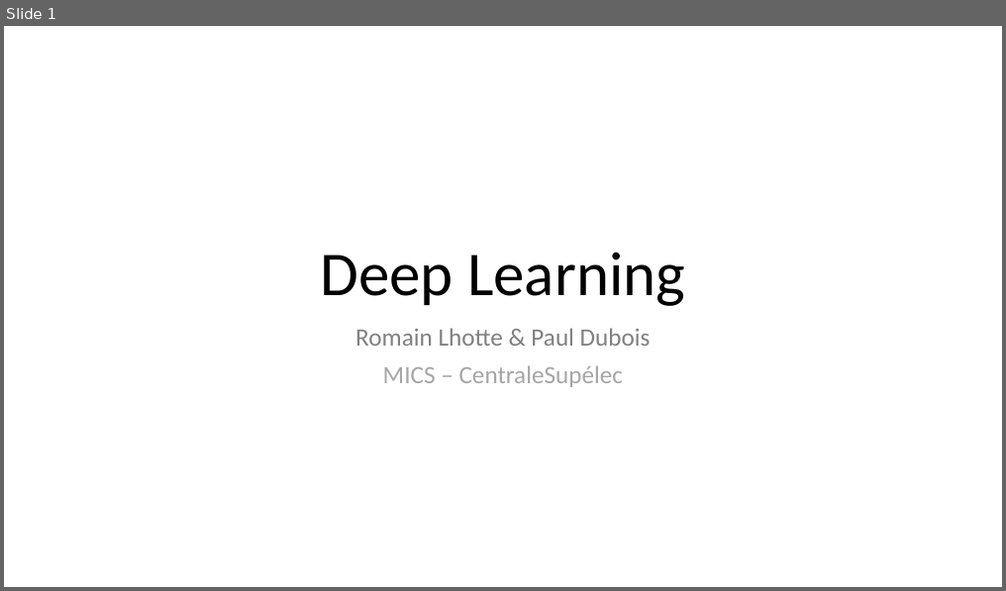
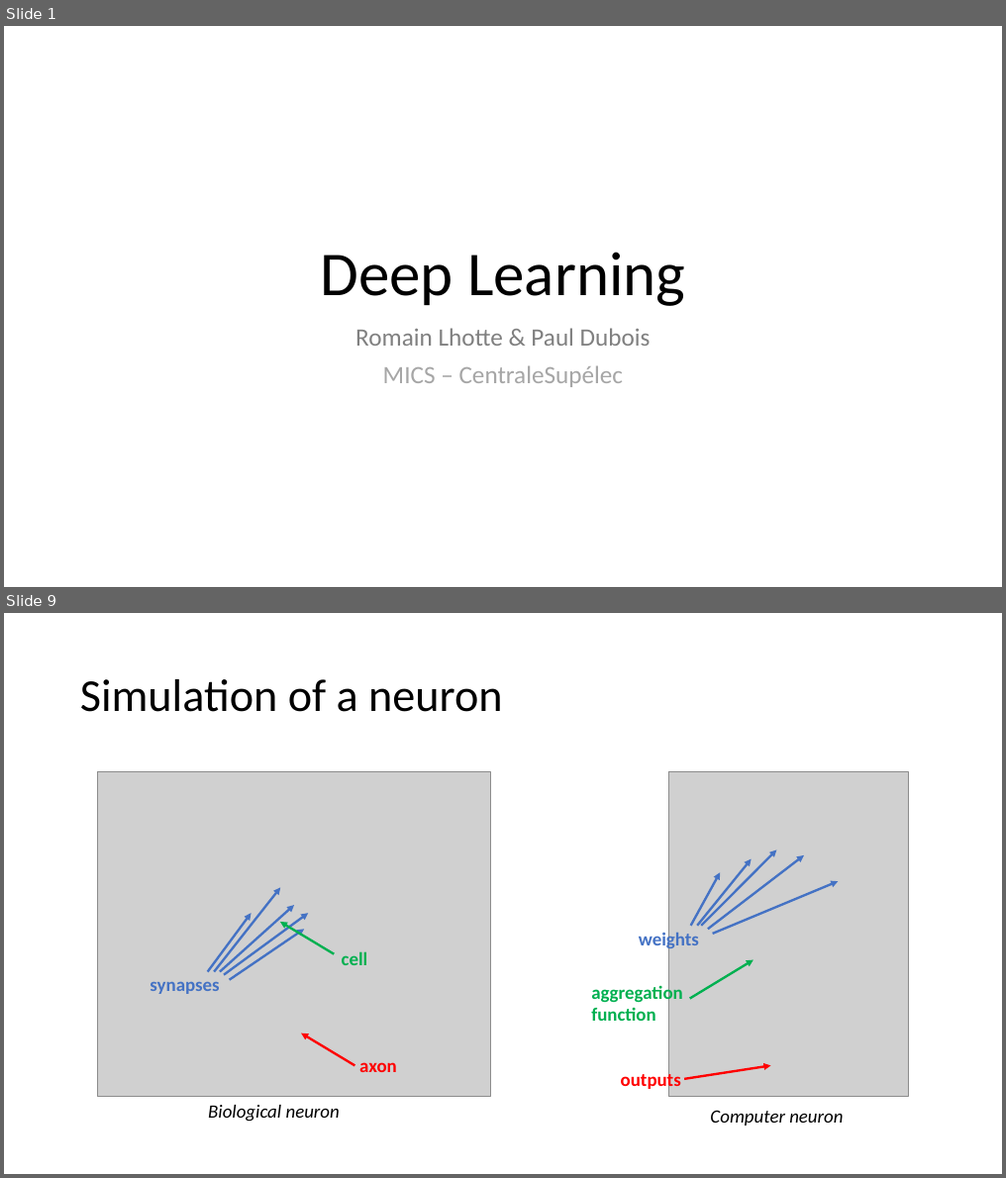
Before and after one commit to MICS-Lab/DeepLearningCourse, a slide deck: Cours1.pptx. Shown one above the other, each under a label of ours: slide 1 before the commit, slides 1 and 9 after it; the slides between them are not shown. The pictures are 1006x591 and 1006x1178 pixels, drawn with LibreOffice and Linux fonts; fonts in the diff are those of the drawing; grey boxes stand for pictures. Boxes give left, top, right and bottom in pixels: in the first picture for what was removed or moved away, otherwise in the second. Text is boxed around its words. In the diff, an @@ line names an element or a change of style, - is before the commit and + after.

Commit message:
biological neuron + link with computational neuron

```diff
--- a/Cours1.pptx
+++ b/Cours1.pptx
@@ slide 9 added at box(4, 613, 1002, 1174), background #FFFFFF @@
@@ title added at box(80, 679, 502, 712), 44 pt, text #000000 @@
+Simulation of a neuron
@@ picture added at box(98, 771, 490, 1096) @@
@@ picture added at box(668, 771, 908, 1096) @@
@@ arrow added from (691, 926) to (721, 872), #4472C4 2.25 pt @@
@@ arrow added from (697, 926) to (751, 860), #4472C4 2.25 pt @@
@@ arrow added from (702, 926) to (776, 851), #4472C4 2.25 pt @@
@@ arrow added from (708, 929) to (804, 856), #4472C4 2.25 pt @@
@@ arrow added from (214, 972) to (280, 888), #4472C4 2.25 pt @@
@@ arrow added from (220, 972) to (294, 905), #4472C4 2.25 pt @@
@@ arrow added from (713, 934) to (838, 881), #4472C4 2.25 pt @@
@@ arrow added from (208, 972) to (252, 913), #4472C4 2.25 pt @@
@@ arrow added from (224, 975) to (308, 913), #4472C4 2.25 pt @@
@@ arrow added from (230, 980) to (304, 929), #4472C4 2.25 pt @@
@@ arrow added from (334, 955) to (280, 922), #00B050 2.25 pt @@
@@ text added at box(639, 931, 699, 952), 18 pt, text #4472C4, bold @@
+weights
@@ text added at box(342, 952, 368, 965), 18 pt, text #00B050, bold @@
+cell
@@ arrow added from (690, 998) to (753, 960), #00B050 2.25 pt @@
@@ text added at box(150, 981, 219, 994), 18 pt, text #4472C4, bold @@
+synapses
@@ text added at box(591, 983, 683, 1021), 18 pt, text #00B050, bold @@
+aggregation function
@@ arrow added from (355, 1065) to (301, 1034), #FF0000 2.25 pt @@
@@ text added at box(359, 1062, 397, 1072), 18 pt, text #FF0000, bold @@
+axon
@@ text added at box(621, 1070, 681, 1091), 18 pt, text #FF0000, bold @@
+outputs
@@ arrow added from (684, 1079) to (771, 1065), #FF0000 2.25 pt @@
@@ text added at box(208, 1105, 340, 1122), 18 pt, text #000000, italic @@
+Biological neuron
@@ text added at box(710, 1110, 843, 1126), 18 pt, text #000000, italic @@
+Computer neuron
```
Also in this commit, not shown: 1 slide changed, 6 other slides added.
